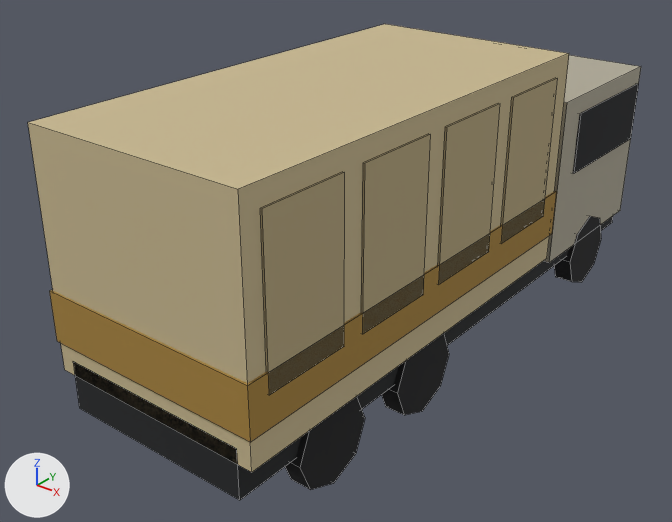
What one commit did to the Blender file models/doroga/car-bread.blend.
Camera for both pictures: a camera (50 mm lens) standing at (5.19, -7.53, 5.37) and looking at (-0.4, -0.55, 1.05). The lights are fixed; the arrows at lower left show +X, +Y and +Z. The older version comes first. Mesh edges are drawn as thin lines.

Objects in the first picture: '00_#b0aa98_r320', '01_#16181c_noshadow_r320', '02_#c8b890', '03_#a8843c_noshadow', '04_#b8a880_noshadow_r320', '05_#1e2022', '06_#141416_r320'.
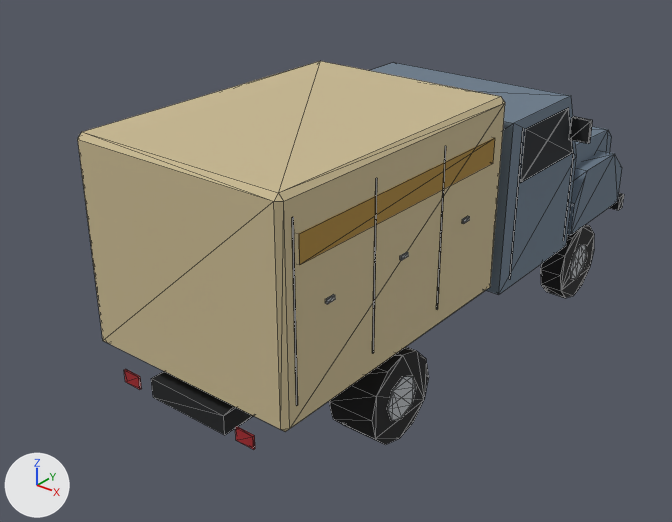
Location of each change, (x1, y1, x2, y2) in pixels of the pictures (672 x 522 px):
'08_#c8b890_r320', added (beige)
    after: (78, 61, 505, 432)
'02_#c8b890', deleted (beige)
    before: (28, 24, 569, 472)
'04_#b8a880_noshadow_r320', deleted (beige)
    before: (260, 78, 558, 395)
'03_#a8843c_noshadow', deleted (brown)
    before: (50, 191, 557, 442)
'00_#6a7a8a_r320', added
    after: (370, 63, 622, 294)
'06_#141416_r320', reshaped (16% narrower, 20% shorter)
    before: (285, 216, 601, 490)
    after: (329, 225, 594, 445)
'05_#1e2022', deleted
    before: (73, 216, 613, 500)
'00_#b0aa98_r320', deleted
    before: (546, 55, 641, 263)
'09_#a8843c_noshadow_r320', added (brown)
    after: (299, 138, 495, 265)
'02_#1e2022_noshadow_r110', added
    after: (151, 116, 624, 435)
'01_#16181c_noshadow_r320', deleted (black)
    before: (573, 84, 639, 173)
'01_#1a2026_noshadow_r320', added (black)
    after: (520, 108, 573, 183)
'06_#b8bcc0_noshadow_r110', added
    after: (325, 216, 587, 421)
'07_#a3262c_noshadow_r110', added
    after: (124, 369, 255, 450)
part 1 of me_06__141416_r320, deleted (black)
    before: (382, 333, 449, 415)
part 2 of me_06__141416_r320, deleted (black)
    before: (285, 396, 365, 490)
part 3 of me_06__141416_r320, built on
    before: (554, 216, 601, 282)
    after: (329, 225, 594, 445)

Diff of the bpy script that builds the scene:
```diff
--- a/models/doroga/car-bread.blend.py
+++ b/models/doroga/car-bread.blend.py
@@ mat_c8b890 @@
 mat_c8b890 = principled_material('#c8b890')
-mat_c8b890.base_color = (0.578, 0.479, 0.279)  # beige #c8b890
-mat_c8b890.roughness = 0.9
+mat_c8b890.base_color = (0.586, 0.488, 0.284)  # beige #c9b991
+mat_c8b890.roughness = 0.85
@@ mat_a8843c @@
 mat_a8843c = principled_material('#a8843c')
-mat_a8843c.base_color = (0.392, 0.231, 0.0452)  # brown #a8843c
-mat_a8843c.roughness = 0.9
+mat_a8843c.base_color = (0.399, 0.235, 0.0415)  # brown #a98539
+mat_a8843c.roughness = 0.85
@@ mat_1e2022 @@
 mat_1e2022 = principled_material('#1e2022')
-mat_1e2022.base_color = (0.013, 0.0144, 0.016)  # black #1e2022
-mat_1e2022.roughness = 0.9
+mat_1e2022.base_color = (0.00902, 0.0104, 0.0119)  # black #181a1c
+mat_1e2022.roughness = 0.85
@@ me_06__141416_r320 @@
-me_06__141416_r320.from_pydata(...)  # 96 vertices, 60 faces; spans x -1.06..1.06, y -2.85..3.05, z 0.0..0.9
+me_06__141416_r320.from_pydata(...)  # 192 vertices, 176 faces; spans x -1.14..1.14, y -1.96..2.66, z 0.0..0.92
+# me_06__141416_r320 part 1: the loose piece of 16 vertices spanning x 0.84..1.06, y -1.45..-0.55, z 0.0..0.9 is deleted
+# me_06__141416_r320 part 2: the loose piece of 16 vertices spanning x 0.84..1.06, y -2.85..-1.95, z 0.0..0.9 is deleted
+# me_06__141416_r320 part 3
+# 32 vertices are removed from x -1.06..1.06, y 2.15..3.05, z 0.0..0.9
+# 20 faces are deleted
+# 32 vertices are added at x -1.14..1.14, y -1.73..2.2, z 0.0..0.86
+# 32 new vertices lie (0.0, 0.23, 0.06) away from vertices in x -1.14..1.14, y -1.73..2.2, z 0.0..0.86
+# 16 new vertices lie (0.0, -0.17, -0.17) away from vertices in x -1.14..1.14, y -1.73..1.97, z 0.86
+# 16 new vertices lie (0.0, -0.06, -0.23) away from vertices in x -1.14..1.14, y -1.9..1.8, z 0.69
+# 16 new vertices lie (0.0, 0.23, -0.06) away from vertices in x -1.14..1.14, y -1.5..2.2, z 0.92
+# 16 new vertices lie (0.0, 0.17, -0.17) away from vertices in x -1.14..1.14, y -1.27..2.43, z 0.86
+# 32 new vertices lie (0.0, 0.06, -0.23) away from vertices in x -1.14..1.14, y -1.96..2.6, z 0.46..0.69
+# 16 new vertices lie (0.0, -0.06, -0.23) away from vertices in x -1.14..1.14, y -1.04..2.66, z 0.46
+# 16 new vertices lie (0.0, -0.23, 0.06) away from vertices in x -1.14..1.14, y -1.5..2.2, z 0.0
+# 96 new faces join them, smooth
+# 80 new faces join them
+# other edits to the shape of me_06__141416_r320 do not show in these pictures
 me_06__141416_r320.materials.append(mat_141416)
@@ ob_00__b0aa98_r320 @@
-ob_00__b0aa98_r320 = bpy.data.objects.new('00_#b0aa98_r320', me_00__b0aa98_r320)
@@ ob_01__16181c_noshadow_r320 @@
-ob_01__16181c_noshadow_r320 = bpy.data.objects.new('01_#16181c_noshadow_r320', me_01__16181c_noshadow_r320)
@@ ob_02__c8b890 @@
-ob_02__c8b890 = bpy.data.objects.new('02_#c8b890', me_02__c8b890)
@@ ob_03__a8843c_noshadow @@
-ob_03__a8843c_noshadow = bpy.data.objects.new('03_#a8843c_noshadow', me_03__a8843c_noshadow)
@@ ob_04__b8a880_noshadow_r320 @@
-ob_04__b8a880_noshadow_r320 = bpy.data.objects.new('04_#b8a880_noshadow_r320', me_04__b8a880_noshadow_r320)
@@ ob_05__1e2022 @@
-ob_05__1e2022 = bpy.data.objects.new('05_#1e2022', me_05__1e2022)
@@ ob_09__a8843c_noshadow_r320 @@
+ob_09__a8843c_noshadow_r320 = bpy.data.objects.new('09_#a8843c_noshadow_r320', me_09__a8843c)  # a box spanning x -1.15..1.15, y -2.9..-0.1, z 2.37..2.62; in mat_a8843c (brown #a98539)
+ob_09__a8843c_noshadow_r320.location = (0.0, 0.0, 0.0)
@@ ob_08__c8b890_r320 @@
+ob_08__c8b890_r320 = bpy.data.objects.new('08_#c8b890_r320', me_08__c8b890)  # 24 vertices, 44 faces; spans x -1.14..1.14, y -3.1..0.1, z 0.94..2.97; in mat_c8b890 (beige #c9b991)
+ob_08__c8b890_r320.location = (0.0, 0.0, 0.0)
@@ ob_07__a3262c_noshadow_r110 @@
+ob_07__a3262c_noshadow_r110 = bpy.data.objects.new('07_#a3262c_noshadow_r110', me_07__a3262c)  # a box spanning x -0.8..-0.6, y -3.12..-3.1, z 0.67..0.8; a box spanning x 0.6..0.8, y -3.12..-3.1, z 0.67..0.8; in mat_a3262c (red #a52128)
+ob_07__a3262c_noshadow_r110.location = (0.0, 0.0, 0.0)
@@ ob_06__b8bcc0_noshadow_r110 @@
+ob_06__b8bcc0_noshadow_r110 = bpy.data.objects.new('06_#b8bcc0_noshadow_r110', me_06__b8bcc0)  # 176 vertices, 184 faces; spans x -1.16..1.16, y -2.6..2.43, z 0.23..1.96; in mat_b8bcc0_metal_0_6_rough_0_35 (light grey #b9bdc1)
+ob_06__b8bcc0_noshadow_r110.location = (0.0, 0.0, 0.0)
@@ ob_02__1e2022_noshadow_r110 @@
+ob_02__1e2022_noshadow_r110 = bpy.data.objects.new('02_#1e2022_noshadow_r110', me_02__1e2022)  # 152 vertices, 228 faces; spans x -1.32..1.36, y -3.1..3.36, z 0.64..2.77; in mat_1e2022 (black #181a1c)
+ob_02__1e2022_noshadow_r110.location = (0.0, 0.0, 0.0)
@@ ob_01__1a2026_noshadow_r320 @@
+ob_01__1a2026_noshadow_r320 = bpy.data.objects.new('01_#1a2026_noshadow_r320', me_01__1a2026)  # 24 vertices, 36 faces; spans x -1.15..1.15, y 0.5..1.8, z 1.97..2.57; in mat_1a2026_rough_0_2 (black #131a21)
+ob_01__1a2026_noshadow_r320.location = (0.0, 0.0, 0.0)
@@ ob_00__6a7a8a_r320 @@
+ob_00__6a7a8a_r320 = bpy.data.objects.new('00_#6a7a8a_r320', me_00__6a7a8a)  # 44 vertices, 72 faces; spans x -1.14..1.14, y 0.25..3.22, z 0.82..2.67; in mat_6a7a8a (greyish blue #6a7b8b)
+ob_00__6a7a8a_r320.location = (0.0, 0.0, 0.0)
```
